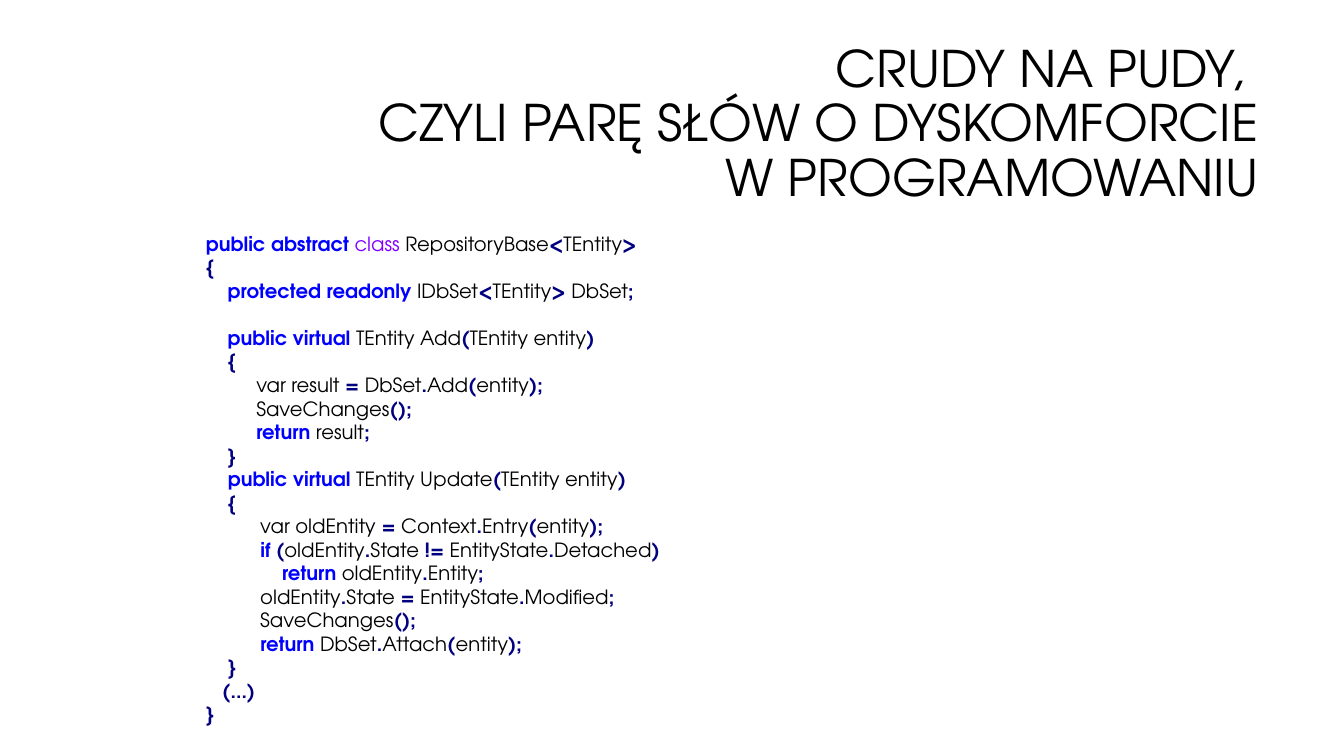
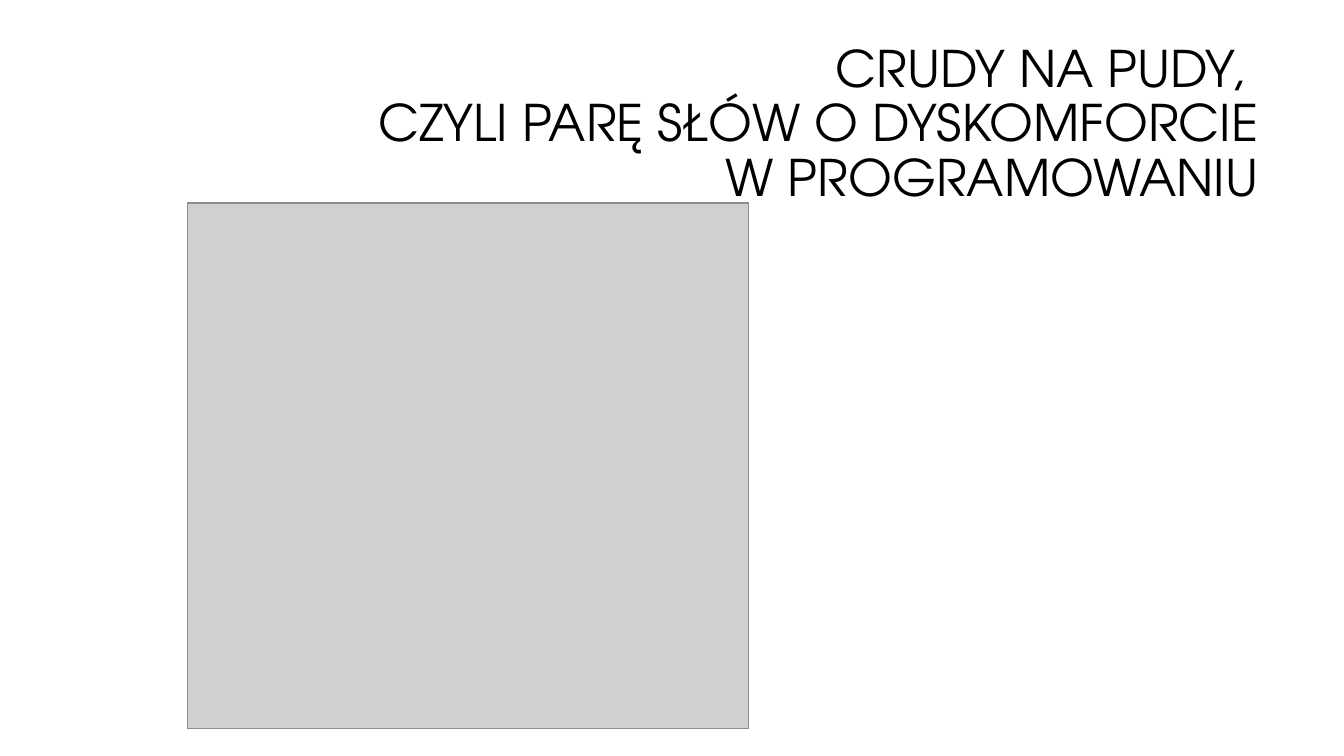
Before and after one commit to oskardudycz/EventSourcing.NetCore, a slide deck: slide 13 of Slides.pptx. Drawn at 1344x756 pixels with LibreOffice and Linux fonts; fonts in the diff are those of the drawing; grey boxes stand for pictures; background and template pictures are left out. Boxes give left, top, right and bottom in pixels: in the first picture for what was removed or moved away, otherwise in the second. Text is boxed around its words. In the diff, an @@ line names an element or a change of style, - is before the commit and + after.

Commit message:
Updated slide with code

```diff
--- a/Slides.pptx
+++ b/Slides.pptx
@@ picture added at [188, 203, 748, 729] @@
@@ text removed at [206, 236, 660, 656] @@
-public abstract class RepositoryBase<TEntity>
-{
-protected readonly IDbSet<TEntity> DbSet;
-public virtual TEntity Add(TEntity entity)
-{
-var result = DbSet.Add(entity);
-SaveChanges();
-return result;
-}
-public virtual TEntity Update(TEntity entity)
-{
-var oldEntity = Context.Entry(entity);
-if (oldEntity.State != EntityState.Detached)
-return oldEntity.Entity;
-oldEntity.State = EntityState.Modified;
-SaveChanges();
-return DbSet.Attach(entity);
-}
-(...)
-}
```
